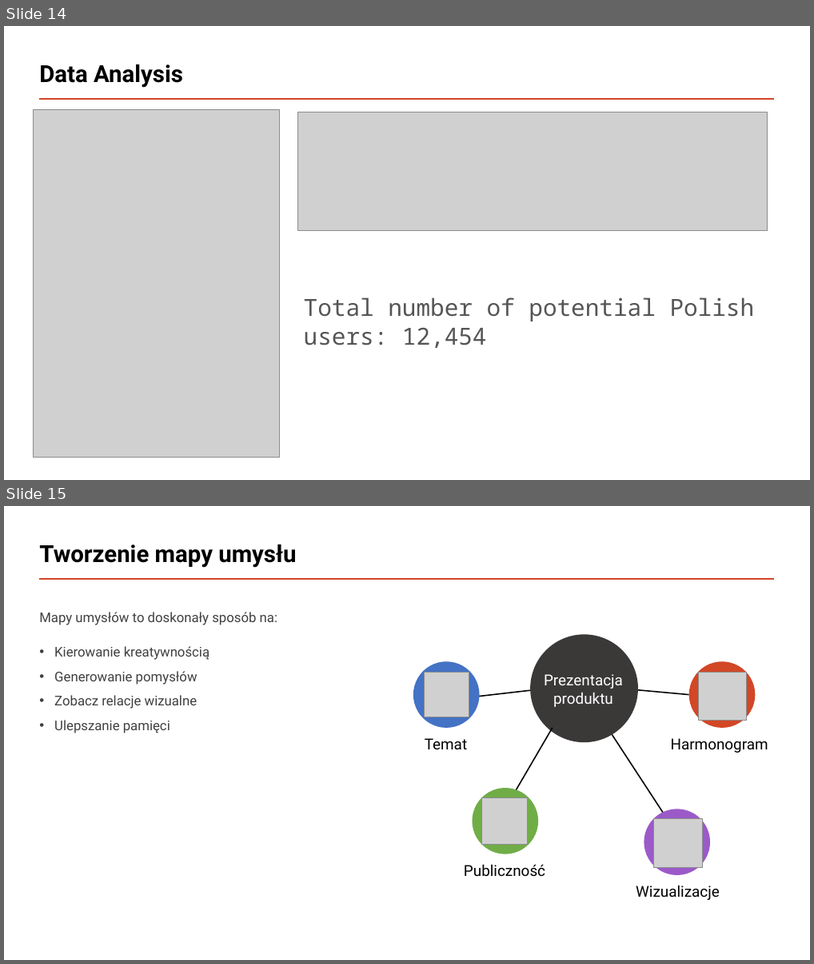
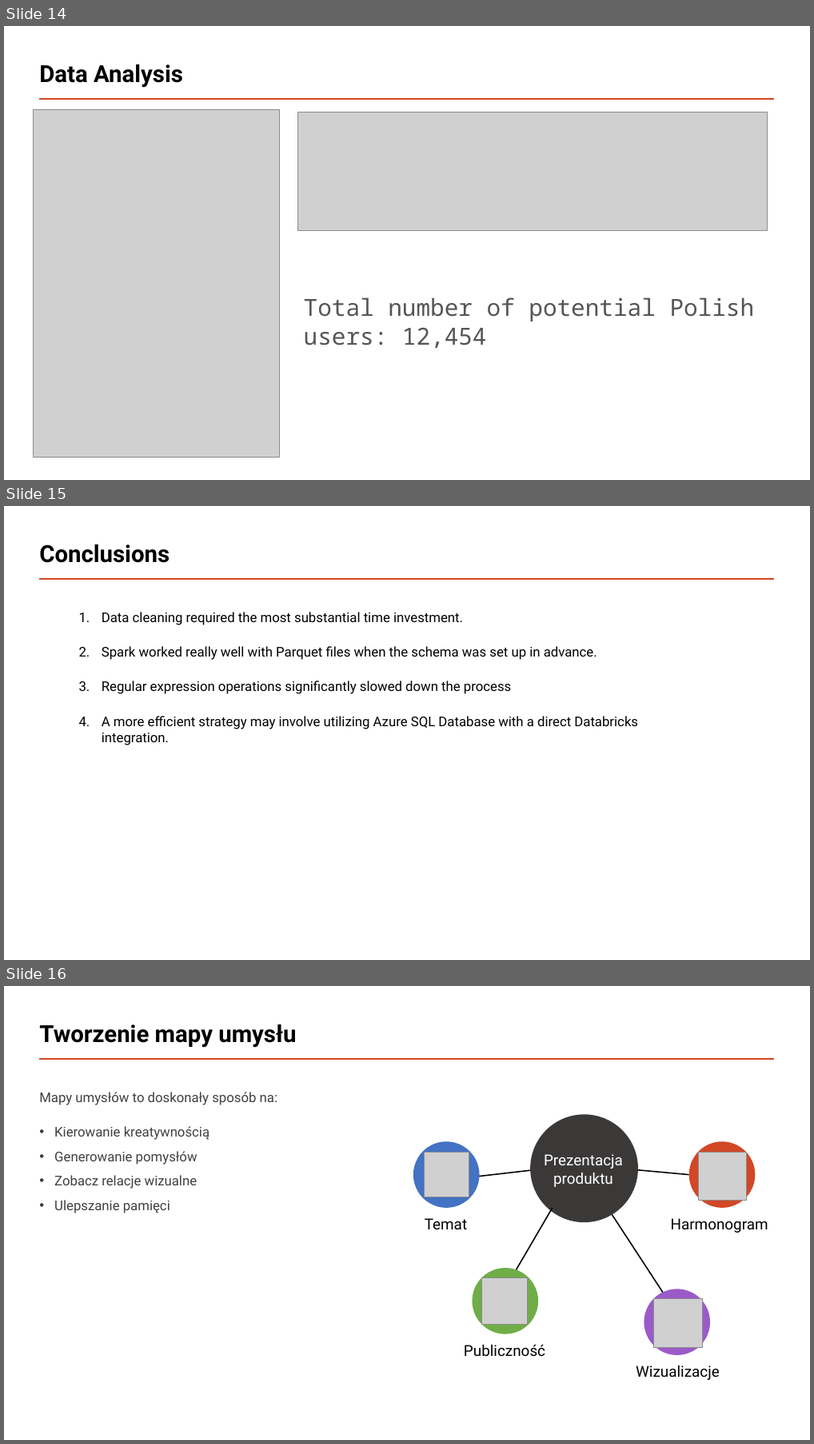
Before and after one commit to piotreks-uw-edu/uw-big-data-stackoverflow-project, a slide deck: Presentation/Analyzing the StackOverflow2013 Database from 2008 to 2013.pptx. Shown one above the other, each under a label of ours: slides 14 and 15 before the commit, slides 14, 15 and 16 after it. The pictures are 814x964 and 814x1444 pixels, drawn with LibreOffice and Linux fonts; fonts in the diff are those of the drawing; grey boxes stand for pictures. Boxes give left, top, right and bottom in pixels: in the first picture for what was removed or moved away, otherwise in the second. Text is boxed around its words. In the diff, an @@ line names an element or a change of style, - is before the commit and + after.

Commit message:
Slide 15. 15.93 minutes

```diff
--- a/Presentation/Analyzing the StackOverflow2013 Database from 2008 to 2013.pptx
+++ b/Presentation/Analyzing the StackOverflow2013 Database from 2008 to 2013.pptx
@@ slide 15 added at [4,506,810,960], background #FFFFFF; not listed: 1 template element that a slide beside it also shows @@
@@ title added at [39,544,170,563], 28 pt, text #000000, bold @@
+Conclusions
@@ text added at [102,612,638,745], 16 pt, text #000000 @@
+1. Data cleaning required the most substantial time investment.
+2. Spark worked really well with Parquet files when the schema was set up in advance.
+3. Regular expression operations significantly slowed down the process
+4. A more efficient strategy may involve utilizing Azure SQL Database with a direct Databricks integration.
@@ what was slide 15 is now slide 16 @@
```
Also in this commit, not shown: 1 slide removed.
